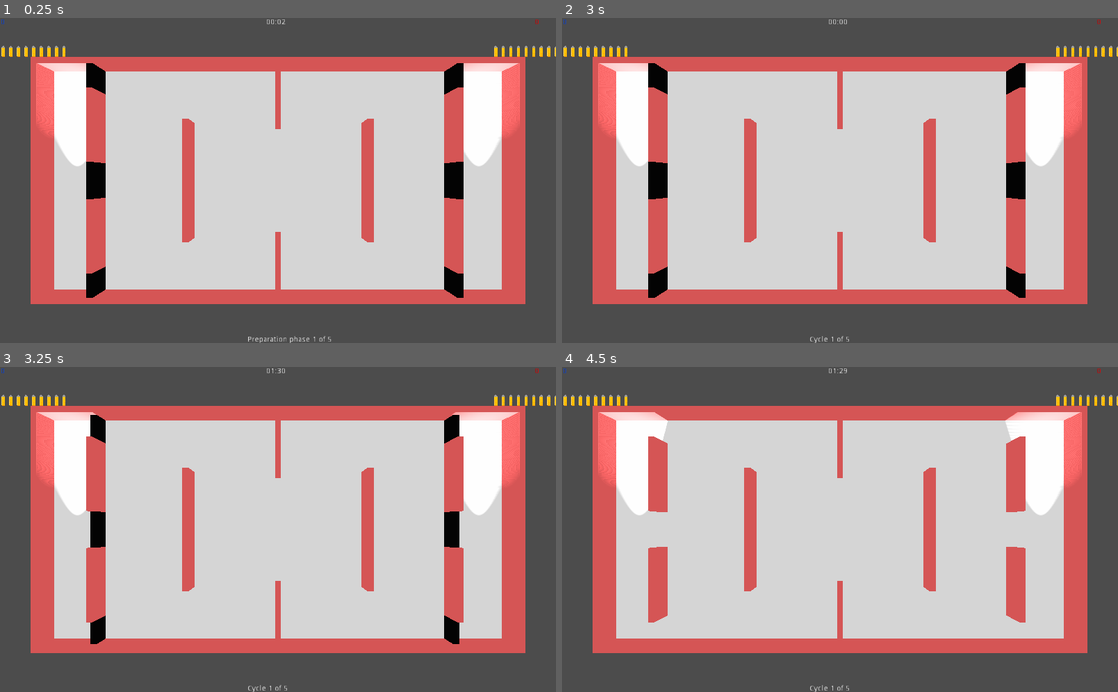
Above: before the commit, frames 1-4 (two rows, left to right).
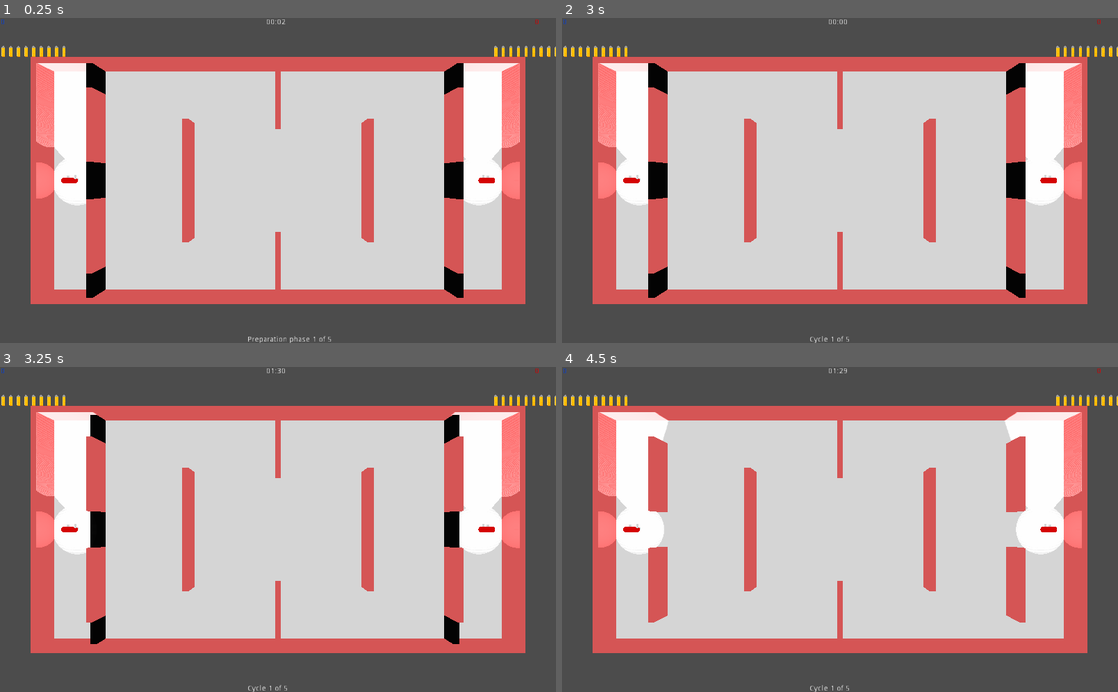
Above: after the commit, the same moments.

Repository: lizrad/fpspf
Game: Godot game, scene res://World.tscn
The game is run twice, just before and just after one commit, with the same random seed, the same clock (stepped at 60 frames per second) and the same inputs.
Inputs:
- Up to frame 1 (0.25 s): no input
- Up to frame 2 (3 s): tap Enter at 0.5, 2 s; tap Space at 1.25, 2.75 s
- Up to frame 3 (3.25 s): no input
- Up to frame 4 (4.5 s): tap Enter at 4.25 s

The runs differ from the first frame. In frame 1, 3.1% of the frame differs, in the area x 6-94%, y 13-58%; in frame 2, 3.1%; in frame 3, 3.3%; in frame 4, 3.6%.

Commit message:
Tweak player sight lights

Diff:
--- a/Players/Player.tscn
+++ b/Players/Player.tscn
@@ -13,21 +13,24 @@
 code = "shader_type spatial;
 
 uniform sampler2D visibility_mask;
+uniform vec4 color: hint_color = vec4(1.0, 0.0, 0.0, 1.0);
 
 varying vec3 world_vertex;
 
 void fragment() {
 	ALPHA = float(length(texture(visibility_mask, SCREEN_UV).rgb) > 0.1);
-	ALBEDO = vec3(1.0, 0.0, 0.0);
+	ALBEDO = color.rgb;
 }"
 
 [sub_resource type="ShaderMaterial" id=7]
 resource_local_to_scene = true
 shader = SubResource( 3 )
+shader_param/color = Color( 1, 0, 0, 1 )
 
 [sub_resource type="ShaderMaterial" id=5]
 resource_local_to_scene = true
 shader = SubResource( 3 )
+shader_param/color = Color( 1, 0, 0, 1 )
 
 [sub_resource type="Environment" id=2]
 
@@ -54,15 +57,22 @@
 
 [node name="Attacker" parent="." instance=ExtResource( 3 )]
 
+[node name="OmniLight" type="OmniLight" parent="."]
+transform = Transform( 1, 0, 0, 0, 1, 0, 0, 0, 1, 0, 2, 0 )
+layers = 7
+shadow_enabled = true
+omni_attenuation = 0.0743254
+
 [node name="SightLight" type="SpotLight" parent="."]
-transform = Transform( 1, 0, 0, 0, 0.9872, 0.159485, 0, -0.159485, 0.9872, 0, 1.80132, 0.791777 )
-layers = 4
+transform = Transform( 1, 0, 0, 0, 0.9872, 0.159485, 0, -0.159485, 0.9872, 0, 2, 0 )
+layers = 7
 light_energy = 5.0
 light_specular = 0.0
-light_cull_mask = 4294967293
 shadow_enabled = true
-spot_range = 223.474
-spot_angle = 26.614
+spot_range = 30.0
+spot_attenuation = 0.00552428
+spot_angle = 35.0
+spot_angle_attenuation = 13308.0
 
 [node name="LightCamera" type="Node" parent="."]
 
--- a/Players/PlayerMesh.tscn
+++ b/Players/PlayerMesh.tscn
@@ -4,17 +4,19 @@
 code = "shader_type spatial;
 
 uniform sampler2D visibility_mask;
+uniform vec4 color: hint_color = vec4(1.0, 0.0, 0.0, 1.0);
 
 varying vec3 world_vertex;
 
 void fragment() {
 	ALPHA = float(length(texture(visibility_mask, SCREEN_UV).rgb) > 0.1);
-	ALBEDO = vec3(1.0, 0.0, 0.0);
+	ALBEDO = color.rgb;
 }"
 
 [sub_resource type="ShaderMaterial" id=4]
 resource_local_to_scene = true
 shader = SubResource( 3 )
+shader_param/color = Color( 1, 0, 0, 1 )
 
 [sub_resource type="CylinderMesh" id=1]
 top_radius = 0.5
